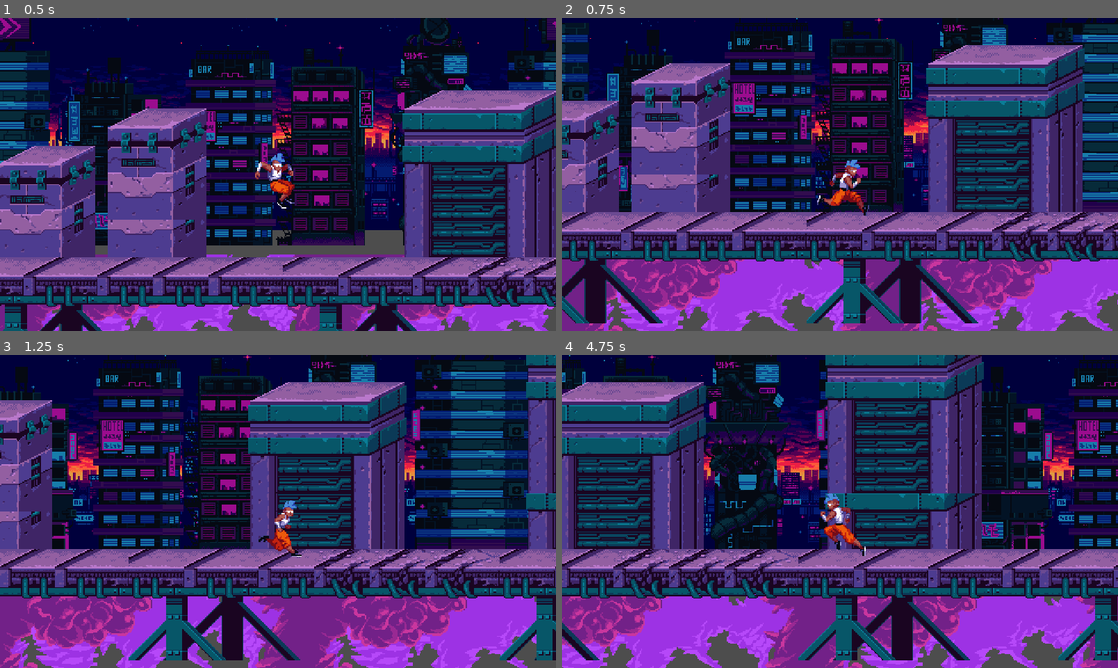
Above: before the commit, frames 1-4 (two rows, left to right).
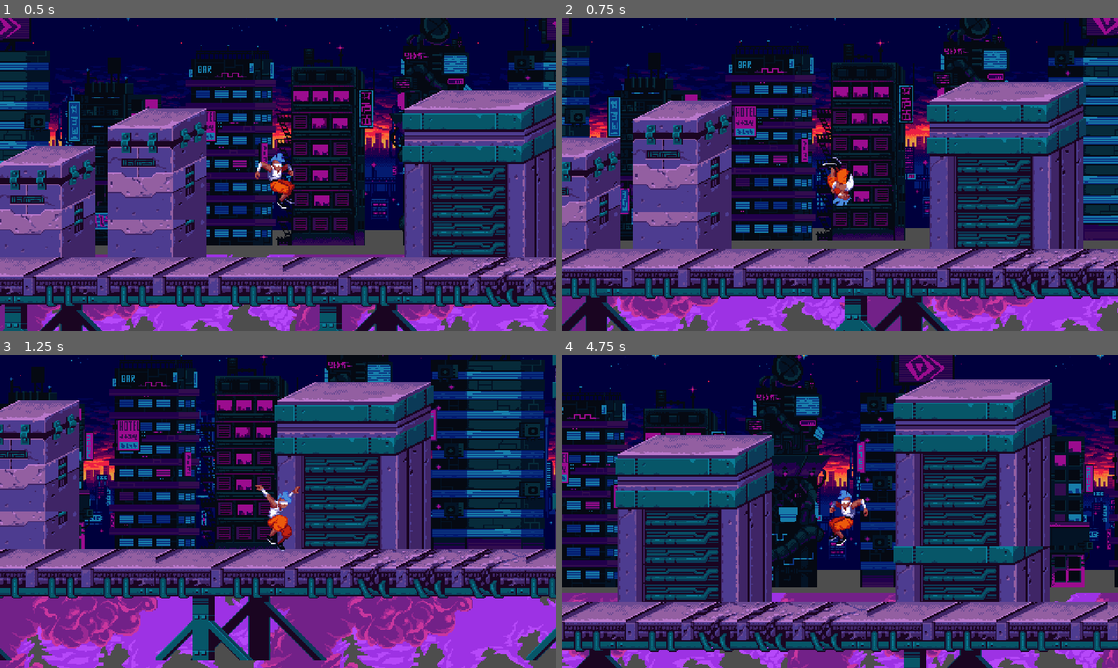
Above: after the commit, the same moments.

Repository: ikostan/2d_platformer_tutorial
Game: Godot game, scene res://scenes/test/test.tscn
The game is run twice, just before and just after one commit, with the same random seed, the same clock (stepped at 60 frames per second) and the same inputs.
Inputs:
- Up to frame 1 (0.5 s): no input
- Up to frame 2 (0.75 s): hold D (right) from 0.53 s (still down); tap Space (jump) at 0.6 s
- Up to frame 3 (1.25 s): keep holding D (right); tap Space (jump) at 0.77, 1.07 s
- Up to frame 4 (4.75 s): tap Space (jump) at 1.35, 1.52, 1.82, 2.1, 2.85, 3.02, 3.32, 3.6, 3.77, 4.07, 4.35, 4.52 s; release D (right) at 2.03 s; hold A (left) 2.03-2.78 s; hold D (right) 2.78-4.28 s; hold A (left) from 4.28 s (still down)

Frame 1 is identical in both runs. In frame 2, 63% of the frame differs, in the area x 0-100%, y 0-100%; in frame 3, 52%; in frame 4, 84%.

Commit message:
jUMP IMPLEMENTATION

Diff:
--- a/scenes/player/player.tscn
+++ b/scenes/player/player.tscn
@@ -1,24 +1,9 @@
-[gd_scene load_steps=9 format=3 uid="uid://dxisyd7ehgsio"]
+[gd_scene load_steps=10 format=3 uid="uid://dxisyd7ehgsio"]
 
 [ext_resource type="Texture2D" uid="uid://1c72mrxrtjt" path="res://assets/characters/main/male-spritesheet.png" id="1_2hh8b"]
 [ext_resource type="Script" path="res://scripts/player/player.gd" id="1_376xa"]
 
 [sub_resource type="RectangleShape2D" id="RectangleShape2D_xotdx"]
-
-[sub_resource type="Animation" id="Animation_5547u"]
-length = 0.001
-tracks/0/type = "value"
-tracks/0/imported = false
-tracks/0/enabled = true
-tracks/0/path = NodePath("Sprite2D:frame")
-tracks/0/interp = 1
-tracks/0/loop_wrap = true
-tracks/0/keys = {
-"times": PackedFloat32Array(0),
-"transitions": PackedFloat32Array(1),
-"update": 1,
-"values": [8]
-}
 
 [sub_resource type="Animation" id="Animation_wolvs"]
 resource_name = "fall"
@@ -73,11 +58,44 @@
 "values": [0, 1, 2, 3, 4, 5, 6, 7]
 }
 
+[sub_resource type="Animation" id="Animation_amucv"]
+resource_name = "jump"
+length = 0.5
+step = 0.1
+tracks/0/type = "value"
+tracks/0/imported = false
+tracks/0/enabled = true
+tracks/0/path = NodePath("Sprite2D:frame")
+tracks/0/interp = 1
+tracks/0/loop_wrap = true
+tracks/0/keys = {
+"times": PackedFloat32Array(0, 0.1, 0.2, 0.3),
+"transitions": PackedFloat32Array(1, 1, 1, 1),
+"update": 1,
+"values": [16, 17, 18, 19]
+}
+
+[sub_resource type="Animation" id="Animation_sle51"]
+length = 0.001
+tracks/0/type = "value"
+tracks/0/imported = false
+tracks/0/enabled = true
+tracks/0/path = NodePath("Sprite2D:frame")
+tracks/0/interp = 1
+tracks/0/loop_wrap = true
+tracks/0/keys = {
+"times": PackedFloat32Array(0),
+"transitions": PackedFloat32Array(1),
+"update": 1,
+"values": [20]
+}
+
 [sub_resource type="AnimationLibrary" id="AnimationLibrary_lnhcy"]
 _data = {
-"RESET": SubResource("Animation_5547u"),
+"RESET": SubResource("Animation_sle51"),
 "fall": SubResource("Animation_wolvs"),
 "idle": SubResource("Animation_giri6"),
+"jump": SubResource("Animation_amucv"),
 "run": SubResource("Animation_h1wmt")
 }
 
@@ -90,7 +108,7 @@
 texture = ExtResource("1_2hh8b")
 hframes = 8
 vframes = 6
-frame = 8
+frame = 20
 
 [node name="CollisionShape2D" type="CollisionShape2D" parent="."]
 position = Vector2(0, -10)
--- a/scripts/player/player.gd
+++ b/scripts/player/player.gd
@@ -6,39 +6,50 @@
 @export var speed: float = 200.0
 @export var air_speed: float = 150.0
 @export var air_acceleration: float = 0.1
-@export var jump_force: float = -400.0
+@export var air_deceleration: float = 0.5
+@export var jump_force: float = -300.0
 @export var gravity: float = 980.0
 
 var direction: float
 
+
 func _process(delta: float) -> void:
 	# Get the input direction and handle the movement/deceleration.
 	direction = Input.get_axis("left", "right")
+	if direction:
+		# flip animation direction left/right
+		sprite_2d.flip_h = direction < 0
 
 
 func _physics_process(delta: float) -> void:
 	# Add the gravity.
 	if not is_on_floor():
 		velocity.y += gravity * delta
-		handle_air_movement(delta)
+		handle_air_movement()
 	else:
-		handle_ground_movement(delta)
+		handle_ground_movement()
 
+	handle_jump_movement()
 	update_animation()
 	move_and_slide()
 
 
-func handle_air_movement(delta) -> void:
+func handle_air_movement() -> void:
+	# lerp: Vector interpolation
 	if direction:
-		# flip animation direction left/right
-		sprite_2d.flip_h = direction < 0
+		velocity.x = lerp(velocity.x, direction * air_speed, air_acceleration)
+	else:
+		velocity.x = lerp(velocity.x, 0.0, air_deceleration)
 
 
-func handle_ground_movement(delta: float) -> void:
+func handle_jump_movement() -> void:
+	if Input.is_action_just_pressed("jump") and is_on_floor():
+		velocity.y = jump_force
+
+
+func handle_ground_movement() -> void:
 	if direction:
-		velocity.x = (direction * speed) + delta
-		# flip animation direction left/right
-		sprite_2d.flip_h = direction < 0
+		velocity.x = (direction * speed)
 	else:
 		# No direction, stop player slowly
 		velocity.x = move_toward(velocity.x, 0, speed)
